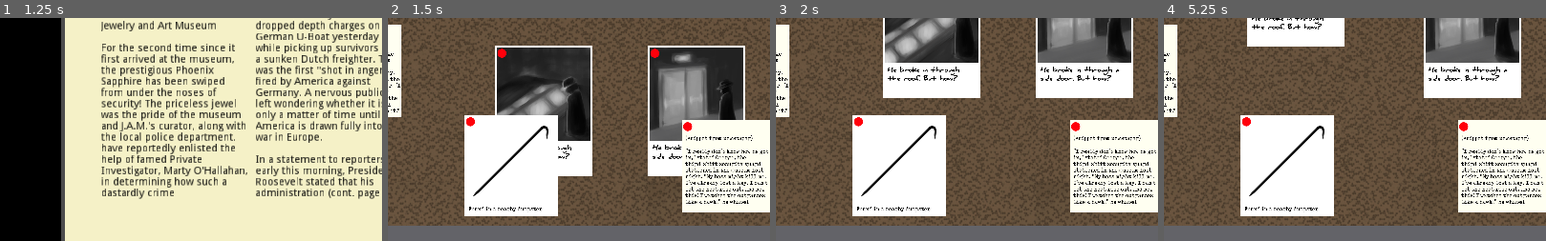
Above: before the commit, frames 1-4 (left to right).
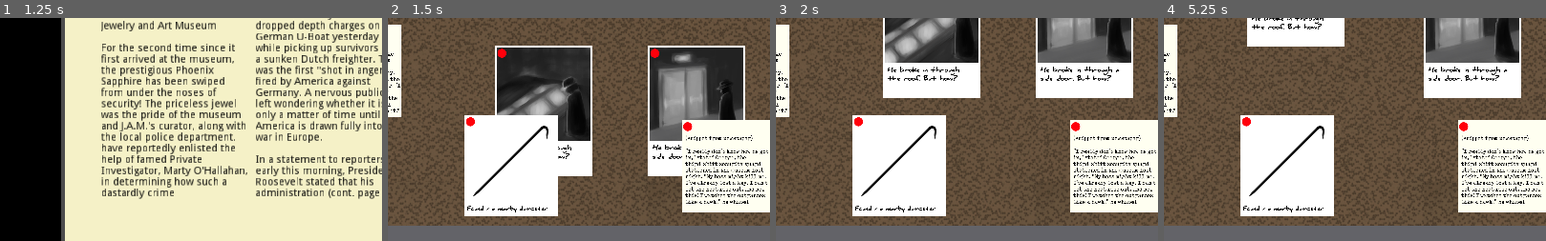
Above: after the commit, the same moments.

Repository: IanWark/VGADGameJamWinter2019
Game: Godot game, scene res://scenes/MainMenu.tscn
The game is run twice, just before and just after one commit, with the same random seed, the same clock (stepped at 60 frames per second) and the same inputs. Sound files missing from this copy of the repository are replaced by a short silence.
Inputs (mouse positions are % of the whole screen's width and height, from its top left):
- Up to frame 1 (1.25 s): click "PLAY" at 0.5 s
- Up to frame 2 (1.5 s): tap Enter at 1.25 s; move the mouse to (72, 45) at 1.27 s; press the mouse at (72, 45) at 1.28 s
- Up to frame 3 (2 s): no input
- Up to frame 4 (5.25 s): release the mouse at (72, 45) at 2 s; drag from (6, 6) to (28, 19) at 2.02 s; tap Space at 2.75, 4.25 s; move the mouse to (12, 19) at 2.77 s; press the mouse at (12, 19) at 2.78 s; release the mouse at (12, 19) at 3.5 s; tap Enter at 3.5, 5 s; drag from (22, 6) to (37, 53) at 3.52 s; drag from (28, 19) to (37, 53) at 4.27 s; drag from (32, 40) to (22, 6) at 5.02 s
The pictures show only the part of the screen within x 17-67%, y 50-100%; the shares and areas given below are measured in that part.

Frame 1 is identical in both runs. In frame 2, 0.2% of the frame differs, in the area x 20-42%, y 84-88%; in frame 3, 0.2%; in frame 4, 0.2%.

Commit message:
change crowbar font

Diff:
--- a/scenes/clues/crowbar.tscn
+++ b/scenes/clues/crowbar.tscn
@@ -1,17 +1,17 @@
 [gd_scene load_steps=4 format=2]
 
 [ext_resource path="res://scenes/clues/clue.tscn" type="PackedScene" id=1]
-[ext_resource path="res://fonts/Tox Typewriter.ttf" type="DynamicFontData" id=2]
+[ext_resource path="res://fonts/danielbk.ttf" type="DynamicFontData" id=2]
 
 [sub_resource type="DynamicFont" id=1]
 
-size = 32
+size = 28
 use_mipmaps = false
 use_filter = false
 font_data = ExtResource( 2 )
 _sections_unfolded = [ "Font", "Settings" ]
 
-[node name="crowbar" index="0" instance=ExtResource( 1 )]
+[node name="crowbar" instance=ExtResource( 1 )]
 
 [node name="ColorRect" type="ColorRect" parent="." index="0"]
 
@@ -42,9 +42,9 @@
 anchor_top = 0.0
 anchor_right = 0.0
 anchor_bottom = 0.0
-margin_left = -227.0
+margin_left = -237.0
 margin_top = 235.0
-margin_right = 219.0
+margin_right = 242.0
 margin_bottom = 477.0
 rect_pivot_offset = Vector2( 0, 0 )
 rect_clip_content = true
